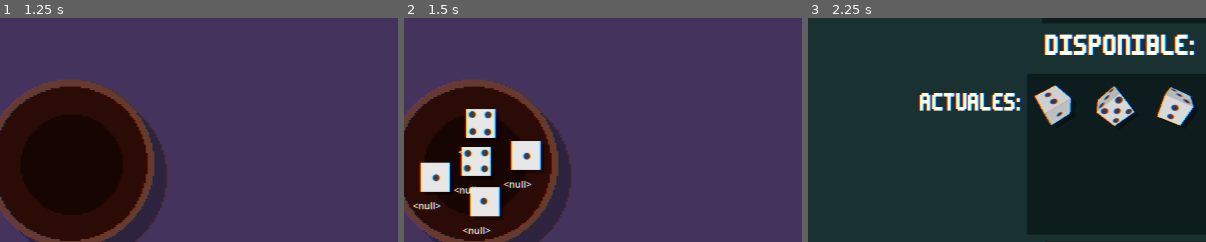
Above: before the commit, frames 1-3 (left to right).
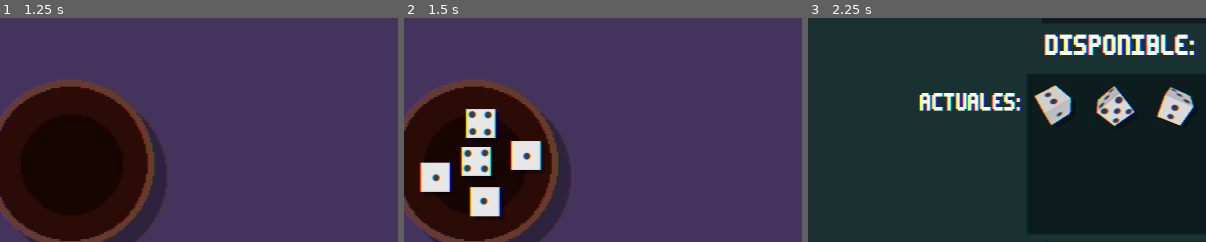
Above: after the commit, the same moments.

Repository: mcerdeira/generala-dice
Game: Godot game, scene res://scenes/main.tscn
Two runs of this game, one before a commit and one after it. Both use one fixed random seed, a clock stepped at 60 frames per second and the inputs below. Sound files missing from this copy of the repository are replaced by a short silence.
Inputs:
- Up to frame 1 (1.25 s): click "AGITAR" at 0.5 s
- Up to frame 2 (1.5 s): click "<<" at 1.25 s
- Up to frame 3 (2.25 s): click "$$" at 2 s
The pictures show only the part of the screen within x 4-54%, y 36-86%; the shares and areas given below are measured in that part.

Frame 1 is identical in both runs. In frame 2, 0.7% of the frame differs, in the area x 2-33%, y 59-97%; in frame 3, nothing differs.

Commit message:
Dadiños

Diff:
--- a/scenes/Dice.gd
+++ b/scenes/Dice.gd
@@ -18,8 +18,11 @@
 var original_position =  null
 var shaking = false
 var DiceType = null
+var destiny = null
+var copied = false
 
 func _ready():
+	$sprite.material.set_shader_parameter("waveAmplitude", 0)
 	add_to_group("dices")
 	original_position = global_position
 
@@ -45,6 +48,8 @@
 	$SubViewport/Node3D.ChangeType(DiceType)
 	$btn_flip.visible = false
 	$btn_copy.visible = false
+	if DiceType == Global.DiceTypes.Copy:
+		$sprite.material.set_shader_parameter("waveAmplitude", 0.1)
 
 func show_enfasis(value):
 	$enfasis.visible = value
@@ -89,6 +94,9 @@
 		$lbl_add.rotation_degrees = randf_range(-4.0, 4.0)
 
 	what_ami()
+
+	queue_redraw()
+
 	if dragged:
 		global_position = get_global_mouse_position()
 	elif rolling:
@@ -134,7 +142,8 @@
 					if Global.CopyMode == self:
 						Global.CopyMode = null
 					else:
-						$lbl_copied.visible = true
+						destiny = Global.CopyMode
+						copied = true
 						$SubViewport/Node3D.broadcast_to(Global.CopyMode)
 						Global.CopyMode = null
 			else:
@@ -178,7 +187,56 @@
 		if DiceType == Global.DiceTypes.Rubber:
 			if !rolling:
 				$btn_flip.visible = true
-				print("a")
 		elif DiceType == Global.DiceTypes.Copy:
 			if !rolling:
 				$btn_copy.visible = true
+
+
+func _draw():
+	if copied and destiny:
+		# Convertimos las posiciones globales de origen y destino a locales
+		var origin_pos = to_local(global_position)  # Posición del nodo actual
+		var destiny_pos = to_local(destiny.global_position)  # Posición de "destiny"
+
+		# Variables iniciales
+		var xx = origin_pos.x
+		var yy = origin_pos.y
+		var last_x = xx
+		var last_y = yy
+		var amount
+		var dir
+		var segment_length = 10  # Distancia entre segmentos
+		var randomness_min = 6   # Mínimo de variación aleatoria
+		var randomness_max = 12  # Máximo de variación aleatoria
+
+		# Ángulo inicial desde el origen hacia el destino
+		dir = Vector2(xx, yy).angle_to_point(destiny_pos)
+
+		# Calculamos el número de segmentos necesarios
+		var distance = Vector2(xx, yy).distance_to(destiny_pos)
+		var num_segments = int(distance / segment_length) + 1
+
+		# Dibujamos los segmentos
+		for i in range(num_segments):
+			# Calculamos la dirección hacia el destino
+			dir = Vector2(xx, yy).angle_to_point(destiny_pos)
+
+			# Avanzamos en la dirección del destino
+			xx += cos(dir) * segment_length
+			yy += sin(dir) * segment_length
+
+			# Aplicamos una variación aleatoria perpendicular
+			amount = randomness_min + randf_range(0, randomness_max - randomness_min)
+			var perpendicular_dir = dir + PI / 2
+			xx += cos(perpendicular_dir) * randf_range(-amount, amount)
+			yy += sin(perpendicular_dir) * randf_range(-amount, amount)
+
+			# Dibujamos el segmento
+			draw_line(Vector2(last_x, last_y), Vector2(xx, yy), Color8(255, 255, 255), 1)
+
+			# Actualizamos la posición del último punto
+			last_x = xx
+			last_y = yy
+
+		# Conectamos el último segmento directamente al destino
+		draw_line(Vector2(last_x, last_y), destiny_pos, Color8(255, 255, 255), 1)
--- a/scenes/Dice.tscn
+++ b/scenes/Dice.tscn
@@ -8,6 +8,9 @@
 
 [sub_resource type="ViewportTexture" id="ViewportTexture_hmu5q"]
 viewport_path = NodePath("SubViewport")
+
+[sub_resource type="ShaderMaterial" id="ShaderMaterial_mt5yr"]
+resource_local_to_scene = true
 
 [sub_resource type="RectangleShape2D" id="RectangleShape2D_x1lnw"]
 size = Vector2(76, 69)
@@ -28,9 +31,11 @@
 texture = SubResource("ViewportTexture_hmu5q")
 
 [node name="sprite" type="Sprite2D" parent="."]
+material = SubResource("ShaderMaterial_mt5yr")
 texture = SubResource("ViewportTexture_hmu5q")
 
 [node name="collider" type="CollisionShape2D" parent="."]
+visible = false
 position = Vector2(0, 0.5)
 shape = SubResource("RectangleShape2D_x1lnw")
 
@@ -44,6 +49,7 @@
 parent = NodePath("../..")
 
 [node name="Label" type="Label" parent="."]
+visible = false
 offset_left = -38.0
 offset_top = 37.0
 offset_right = 39.0
@@ -95,16 +101,6 @@
 theme_override_font_sizes/font_size = 18
 text = "COPY!"
 
-[node name="lbl_copied" type="Label" parent="."]
-visible = false
-offset_left = 12.0
-offset_top = -31.0
-offset_right = 26.0
-offset_bottom = 4.0
-theme_override_colors/font_color = Color(0.00784314, 0.290196, 0.792157, 1)
-theme_override_font_sizes/font_size = 25
-text = "*"
-
 [connection signal="area_entered" from="." to="." method="_on_area_entered"]
 [connection signal="body_entered" from="." to="." method="_on_body_entered"]
 [connection signal="gui_input" from="Control" to="." method="_on_control_gui_input"]
--- /dev/null
+++ b/scenes/Distort.gdshader
@@ -0,0 +1,75 @@
+shader_type canvas_item;
+
+// The amplitude of the wave.
+uniform float waveAmplitude: hint_range(0.0, 1.0) = 0.25;
+// If true corrects the Vertexes to adjust for the UV displacement
+uniform bool correctVertex = true;
+// The frequency of the wave.
+uniform float waveFrequency: hint_range(0.0, 100.0) = 10.0;
+// If true the texture waves vertically otherwise horizontally.
+uniform bool verticalWave = true;
+// If true the sprite will deform to match the waves, otherwise we keep the background color clamped.
+uniform bool keepTransparency = true;
+// If true the TIME constant is used, otherwise progress is used to move the wave.
+uniform bool useTime = true;
+// If useTime is true then use this as a multiplier for the wave speed.
+uniform float waveSpeed: hint_range(0.0, 100.0) = 1.0;
+// If useTime is false then use this as a multiplier for the wave progress.
+uniform float progress: hint_range(0.0, 1.0) = 0.0;
+// How much of the left or top half of the texture is modified.
+uniform float firstHalf: hint_range(0.0, 1.0) = 0.5;
+// How much of the right or bottom half of the texture is modified.
+uniform float secondHalf: hint_range(0.0, 1.0) = 0.5;
+// Keeps one half stuck. Useful for things like flags.
+uniform bool freezeFirstHalf = false;
+// Keeps one half stuck. Useful for things like flags.
+uniform bool freezeSecondHalf = false;
+
+void vertex() {
+	if (correctVertex) {
+		VERTEX = (verticalWave ? vec2(VERTEX.x, VERTEX.y * (1.0 + waveAmplitude)): vec2(VERTEX.x * (1.0 + waveAmplitude), VERTEX.y));
+	}
+}
+
+void fragment() {
+	vec2 uv = UV;
+	float waveUv = (verticalWave ? uv.x : uv.y);
+	float againstWaveUv = (verticalWave ? uv.y: uv.x);
+	float freezeFactor = 1.0;
+	if (freezeFirstHalf) {freezeFactor = waveUv;} else if (freezeSecondHalf) {freezeFactor = 1.0 - waveUv;}
+	if (againstWaveUv < firstHalf || againstWaveUv > 1.0 - secondHalf) {
+		float wave;
+		// Progress based on time or progress variable.
+		if (useTime) {
+			wave = freezeFactor * sin(waveUv * waveFrequency + TIME * waveSpeed) * (waveAmplitude / 4.0);
+		} else {
+			wave = freezeFactor * sin(waveUv * waveFrequency + progress * 2.0 * PI) * (waveAmplitude / 4.0);
+		}
+		vec2 aspect = vec2(TEXTURE_PIXEL_SIZE.x / TEXTURE_PIXEL_SIZE.y, 1.0);
+	    vec2 center = 0.5 * aspect;
+		// Wave the UV.
+		uv -= center;
+		if (verticalWave) {
+		    uv.y += wave;
+			uv.y += uv.y * waveAmplitude;
+		} else {
+		    uv.x += wave;
+			uv.x += uv.x * waveAmplitude;
+		}
+		uv += center;
+		// Clamp the UVs to prevent texture wrapping.
+		uv = clamp(uv, vec2(0.0), vec2(1.0));
+		againstWaveUv = (verticalWave ? uv.y : uv.x);
+		vec4 texColor = texture(TEXTURE, uv);
+		// Apply the calculated color.
+		if (keepTransparency) {
+			if (againstWaveUv <= 0.0 || againstWaveUv >= 1.0) {
+				COLOR.a = 0.0;
+			} else {
+				COLOR = texColor;
+			}
+		} else {
+			COLOR = texColor;
+		}
+	}
+}
Not shown: 1 places in scenes/Dice.tscn that only renumber resources
